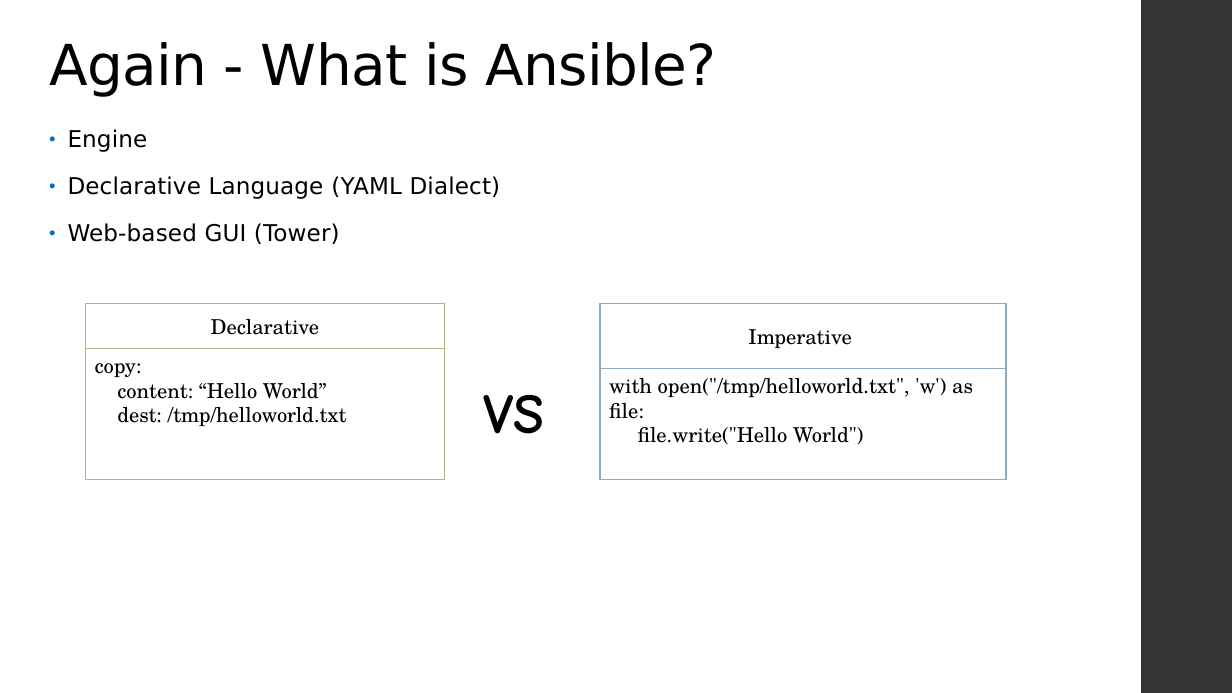
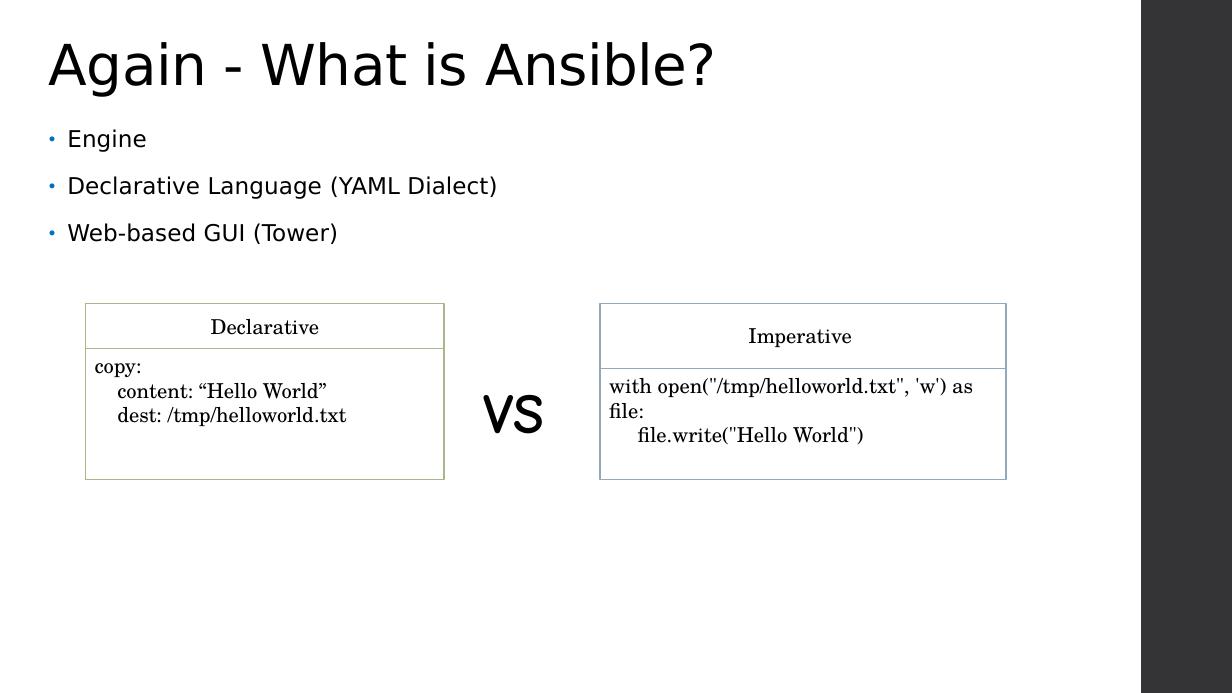
Before and after one commit to varadinov/DevSecOps, a slide deck: slide 5 of 04_configuration_management/Ansible.pptx. Drawn at 1232x693 pixels with LibreOffice and Linux fonts; fonts in the diff are those of the drawing; background and template pictures are left out. Boxes give left, top, right and bottom in pixels: in the first picture for what was removed or moved away, otherwise in the second. Text is boxed around its words. In the diff, an @@ line names an element or a change of style, - is before the commit and + after.

Commit message:
Update ansible section

```diff
--- a/04_configuration_management/Ansible.pptx
+++ b/04_configuration_management/Ansible.pptx
@@ text "Engine": place and size @@
-text "Engine" at (68,129,501,244)
+text "Engine" at (67,129,497,244)
```
Also in this commit, not shown: 15 other slides changed, 1 slide added, 14 other files.
